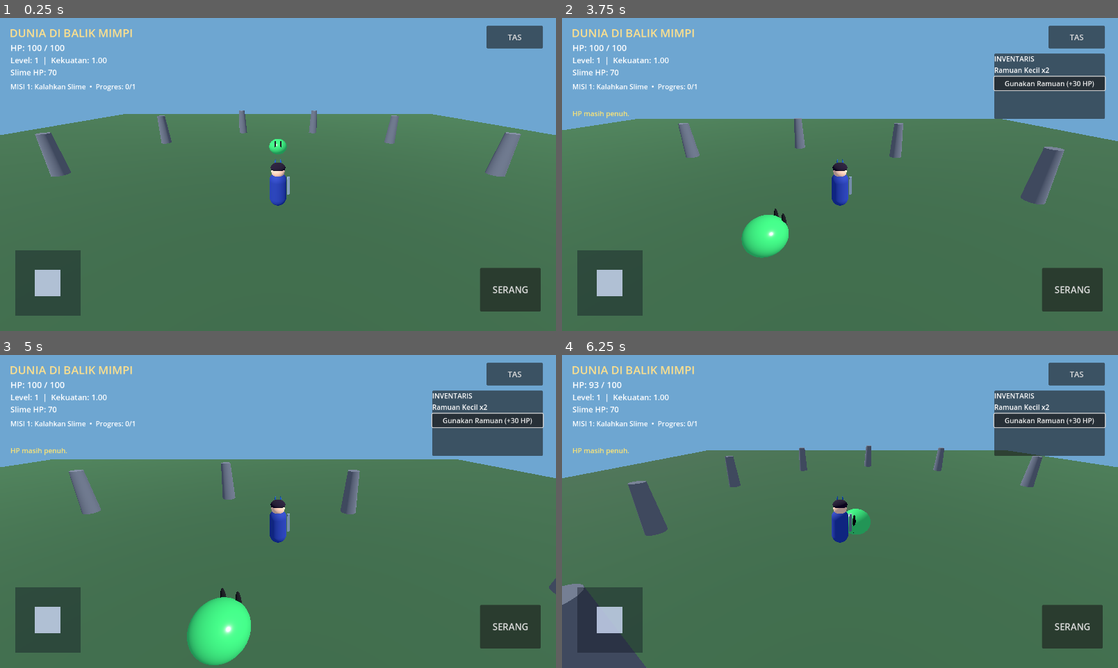
Above: before the commit, frames 1-4 (two rows, left to right).
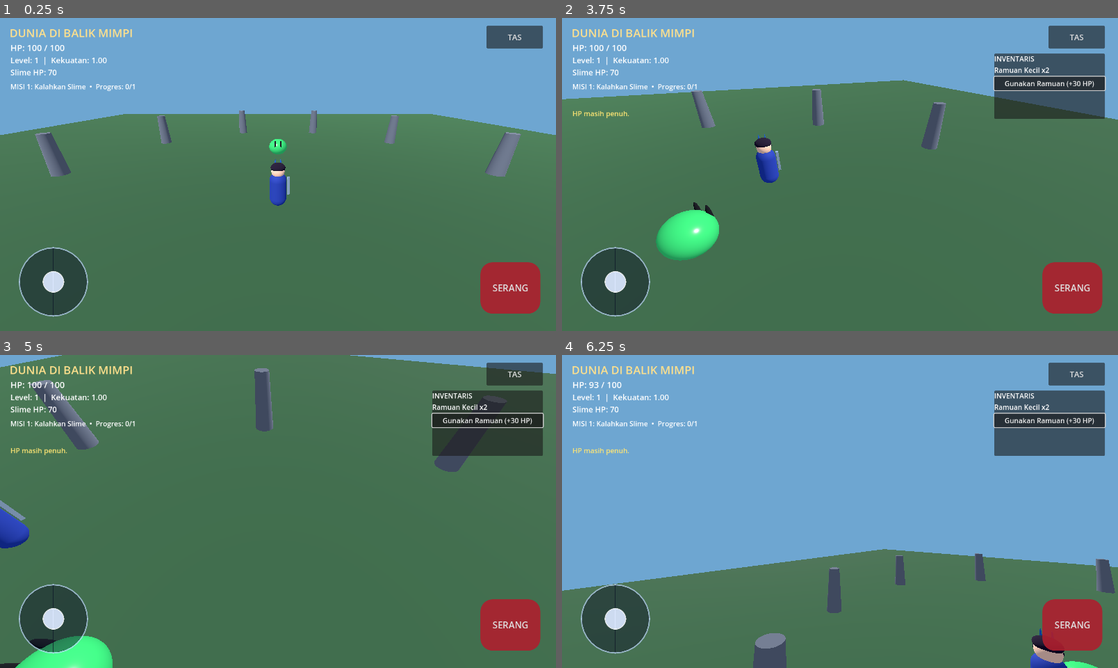
Above: after the commit, the same moments.

Repository: anjingsayang80-ui/Dunia-di-Balik-Mimpi
Game: Godot game, scene res://scenes/main.tscn
Same seed, same stepped clock (60 frames per second), same inputs: the game is played once before the commit and once after it.
Inputs (mouse positions are in pixels of both pictures, inside the frame that each line leads up to):
- Up to frame 1 (0.25 s): no input
- Up to frame 2 (3.75 s): click "SERANG" at 0.5 s; click "TAS" at 1.25 s; click "Gunakan Ramuan (+30 HP)" at 2 s; tap Enter at 2.75 s; move the mouse to (962, 158) at 2.77 s; hold Right (ui_right) 2.78-3.5 s; click (962, 158) at 2.92 s; drag from (728, 190) to (812, 237) at 3.52 s
- Up to frame 3 (5 s): move the mouse to (333, 442) at 4.27 s; hold Right (ui_right) from 4.28 s (still down); click (333, 442) at 4.42 s
- Up to frame 4 (6.25 s): release Right (ui_right) at 5 s; drag from (812, 574) to (673, 464) at 5.02 s; move the mouse to (1006, 558) at 5.77 s; hold Left (ui_left) from 5.78 s (still down); click (1006, 558) at 5.92 s

The runs differ from the first frame. In frame 1, 2.9% of the frame differs, in the area x 2-98%, y 73-96%; in frame 2, 17%; in frame 3, 40%; in frame 4, 41%, in the area x 0-100%, y 28-100%.

Commit message:
Add landscape touch camera and round virtual joystick

Diff:
--- a/android-game/scripts/main.gd
+++ b/android-game/scripts/main.gd
@@ -6,7 +6,12 @@
 var game_state
 var move_vector := Vector2.ZERO
 var joystick: Control
-var knob: ColorRect
+var knob: Panel
+var camera_node: Camera3D
+var camera_touch_index := -1
+var camera_last_touch := Vector2.ZERO
+var camera_mouse_drag := false
+var attack_button: Button
 var hp_text: Label
 var stats_text: Label
 var enemy_text: Label
@@ -93,11 +98,11 @@
     if game_state.dream_crystal_quest_completed:
         _spawn_boss()
 
-    var camera := Camera3D.new()
-    camera.position = Vector3(0, 5.5, 9)
-    camera.rotation_degrees = Vector3(-23, 0, 0)
-    hero.add_child(camera)
-    camera.current = true
+    camera_node = Camera3D.new()
+    camera_node.position = Vector3(0, 5.5, 9)
+    camera_node.rotation_degrees = Vector3(-23, 0, 0)
+    camera_node.current = true
+    hero.add_child(camera_node)
 
 func _spawn_dream_crystals() -> void:
     if not game_state.quest_completed or game_state.dream_crystal_quest_completed:
@@ -222,37 +227,67 @@
     inventory_box.add_child(use_potion)
 
     joystick = Control.new()
-    joystick.position = Vector2(35, -185)
-    joystick.size = Vector2(155, 155)
+    joystick.position = Vector2(38, -198)
+    joystick.size = Vector2(170, 170)
     joystick.anchor_top = 1.0
     joystick.anchor_bottom = 1.0
     joystick.gui_input.connect(_on_joystick_input)
     layer.add_child(joystick)
 
-    var base := ColorRect.new()
-    base.size = Vector2(150, 150)
-    base.color = Color(0.06, 0.08, 0.13, 0.42)
+    var base := Panel.new()
+    base.position = Vector2(5, 5)
+    base.size = Vector2(160, 160)
+    var base_style := StyleBoxFlat.new()
+    base_style.bg_color = Color(0.05, 0.08, 0.15, 0.48)
+    base_style.corner_radius_top_left = 80
+    base_style.corner_radius_top_right = 80
+    base_style.corner_radius_bottom_left = 80
+    base_style.corner_radius_bottom_right = 80
+    base_style.border_width_left = 3
+    base_style.border_width_top = 3
+    base_style.border_width_right = 3
+    base_style.border_width_bottom = 3
+    base_style.border_color = Color(0.75, 0.84, 1.0, 0.65)
+    base.add_theme_stylebox_override("panel", base_style)
     base.mouse_filter = Control.MOUSE_FILTER_IGNORE
     joystick.add_child(base)
 
-    knob = ColorRect.new()
-    knob.position = Vector2(45, 45)
-    knob.size = Vector2(60, 60)
-    knob.color = Color(0.82, 0.87, 0.98, 0.8)
+    knob = Panel.new()
+    knob.position = Vector2(60, 60)
+    knob.size = Vector2(50, 50)
+    var knob_style := StyleBoxFlat.new()
+    knob_style.bg_color = Color(0.86, 0.91, 1.0, 0.92)
+    knob_style.corner_radius_top_left = 25
+    knob_style.corner_radius_top_right = 25
+    knob_style.corner_radius_bottom_left = 25
+    knob_style.corner_radius_bottom_right = 25
+    knob_style.border_width_left = 2
+    knob_style.border_width_top = 2
+    knob_style.border_width_right = 2
+    knob_style.border_width_bottom = 2
+    knob_style.border_color = Color(1, 1, 1, 0.85)
+    knob.add_theme_stylebox_override("panel", knob_style)
     knob.mouse_filter = Control.MOUSE_FILTER_IGNORE
     joystick.add_child(knob)
 
-    var attack := Button.new()
-    attack.text = "SERANG"
-    attack.position = Vector2(-175, -145)
-    attack.size = Vector2(140, 100)
-    attack.anchor_left = 1.0
-    attack.anchor_right = 1.0
-    attack.anchor_top = 1.0
-    attack.anchor_bottom = 1.0
-    attack.add_theme_font_size_override("font_size", 21)
-    attack.pressed.connect(hero.attack)
-    layer.add_child(attack)
+    attack_button = Button.new()
+    attack_button.text = "SERANG"
+    attack_button.position = Vector2(-174, -158)
+    attack_button.size = Vector2(138, 118)
+    attack_button.anchor_left = 1.0
+    attack_button.anchor_right = 1.0
+    attack_button.anchor_top = 1.0
+    attack_button.anchor_bottom = 1.0
+    attack_button.add_theme_font_size_override("font_size", 21)
+    var attack_style := StyleBoxFlat.new()
+    attack_style.bg_color = Color(0.68, 0.12, 0.18, 0.9)
+    attack_style.corner_radius_top_left = 28
+    attack_style.corner_radius_top_right = 28
+    attack_style.corner_radius_bottom_left = 28
+    attack_style.corner_radius_bottom_right = 28
+    attack_button.add_theme_stylebox_override("normal", attack_style)
+    attack_button.pressed.connect(hero.attack)
+    layer.add_child(attack_button)
 
 func _toggle_inventory() -> void:
     inventory_panel.visible = not inventory_panel.visible
@@ -291,10 +326,41 @@
 func _set_joystick(pos: Vector2) -> void:
     var center := joystick.size * 0.5
     var delta := pos - center
-    if delta.length() > 55.0:
-        delta = delta.normalized() * 55.0
-    move_vector = Vector2(delta.x / 55.0, delta.y / 55.0)
-    knob.position = Vector2(45, 45) + delta
+    if delta.length() > 52.0:
+        delta = delta.normalized() * 52.0
+    move_vector = Vector2(delta.x / 52.0, delta.y / 52.0)
+    knob.position = center - knob.size * 0.5 + delta
+
+func _is_control_touch(pos: Vector2) -> bool:
+    if joystick and joystick.get_global_rect().has_point(pos):
+        return true
+    if attack_button and attack_button.get_global_rect().has_point(pos):
+        return true
+    if inventory_panel and inventory_panel.visible and inventory_panel.get_global_rect().has_point(pos):
+        return true
+    return false
+
+func _input(event: InputEvent) -> void:
+    if event is InputEventScreenTouch:
+        if event.pressed:
+            if not _is_control_touch(event.position):
+                camera_touch_index = event.index
+                camera_last_touch = event.position
+        elif event.index == camera_touch_index:
+            camera_touch_index = -1
+    elif event is InputEventScreenDrag and event.index == camera_touch_index:
+        _rotate_camera(event.position - camera_last_touch)
+        camera_last_touch = event.position
+    elif event is InputEventMouseButton and event.button_index == MOUSE_BUTTON_LEFT:
+        camera_mouse_drag = event.pressed and not _is_control_touch(event.position)
+    elif event is InputEventMouseMotion and camera_mouse_drag:
+        _rotate_camera(event.relative)
+
+func _rotate_camera(delta: Vector2) -> void:
+    if not is_instance_valid(camera_node):
+        return
+    camera_node.rotation.y -= delta.x * 0.006
+    camera_node.rotation.x = clampf(camera_node.rotation.x - delta.y * 0.004, deg_to_rad(-55.0), deg_to_rad(5.0))
 
 func _process(delta: float) -> void:
     if is_instance_valid(hero):
